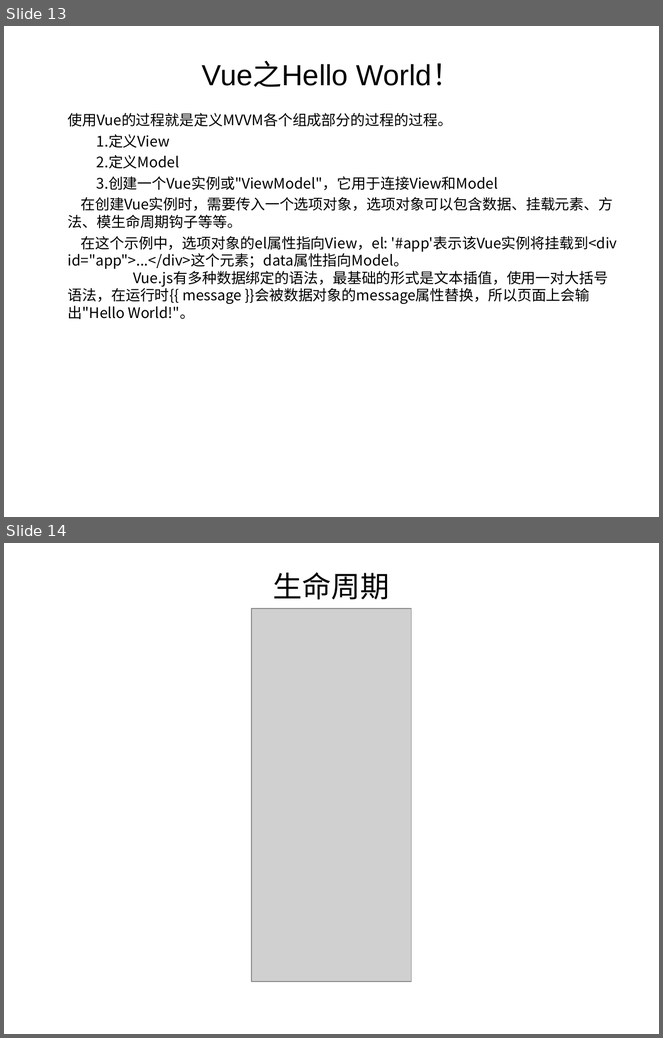
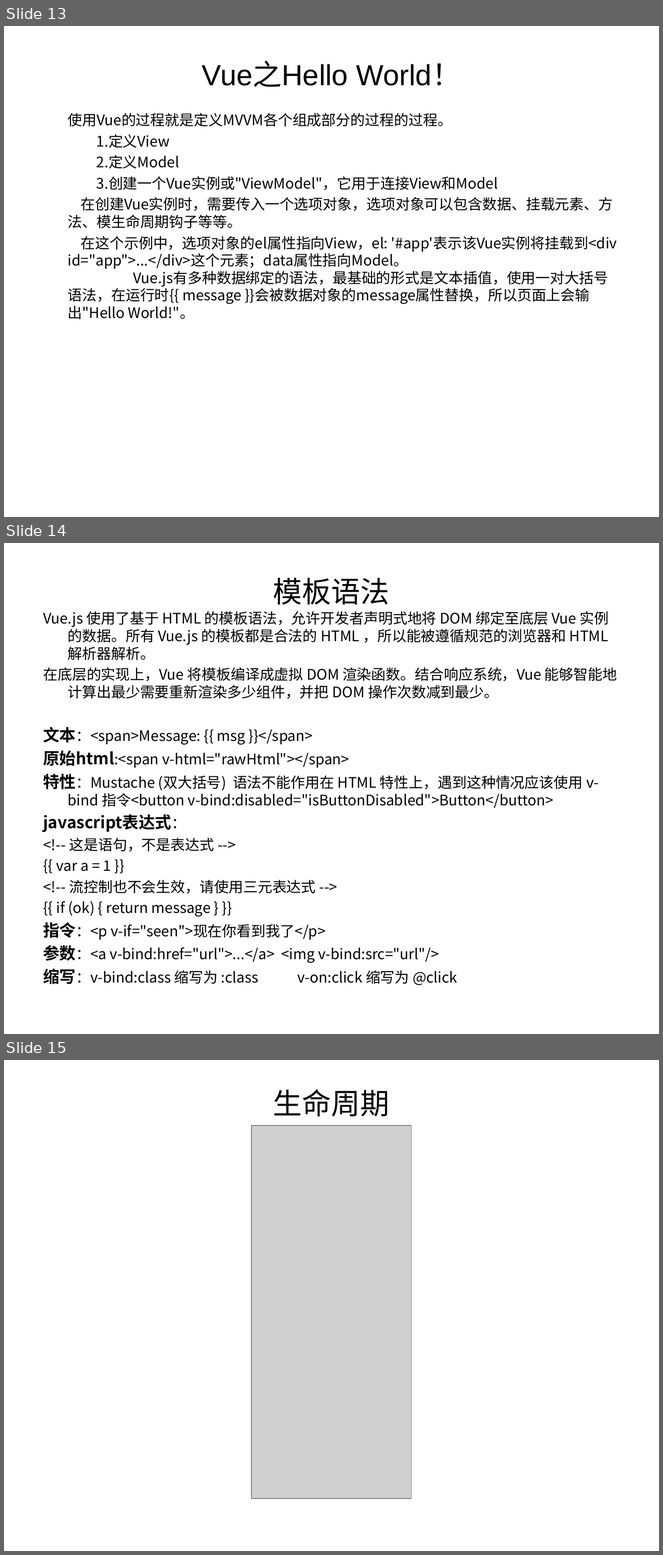
Before and after one commit to zhang13/VueLearn, a slide deck: doc/Vue入坑指南.ppt. Shown one above the other, each under a label of ours: slides 13 and 14 before the commit, slides 13, 14 and 15 after it. The pictures are 663x1038 and 663x1555 pixels, drawn with LibreOffice and Linux fonts; fonts in the diff are those of the drawing; grey boxes stand for pictures. Boxes give left, top, right and bottom in pixels: in the first picture for what was removed or moved away, otherwise in the second. Text is boxed around its words. In the diff, an @@ line names an element or a change of style, - is before the commit and + after.

```diff
--- a/doc/Vue入坑指南.ppt
+++ b/doc/Vue入坑指南.ppt
@@ slide 14 added at (4,543,659,1034), background #FFFFFF @@
@@ title added at (273,578,390,605), 32 pt, text #000000 @@
+模板语法
@@ text added at (43,611,618,986), 16 pt, text #000000 @@
+Vue.js 使用了基于 HTML 的模板语法，允许开发者声明式地将 DOM 绑定至底层 Vue 实例的数据。所有 Vue.js 的模板都是合法的 HTML ，所以能被遵循规范的浏览器和 HTML 解析器解析。
+在底层的实现上，Vue 将模板编译成虚拟 DOM 渲染函数。结合响应系统，Vue 能够智能地计算出最少需要重新渲染多少组件，并把 DOM 操作次数减到最少。
+文本：<span>Message: {{ msg }}</span>
+原始html:<span v-html="rawHtml"></span>
+特性：Mustache (双大括号) 语法不能作用在 HTML 特性上，遇到这种情况应该使用 v-bind 指令<button v-bind:disabled="isButtonDisabled">Button</button>
+javascript表达式：
+<!-- 这是语句，不是表达式 -->
+{{ var a = 1 }}
+<!-- 流控制也不会生效，请使用三元表达式 -->
+{{ if (ok) { return message } }}
+指令：<p v-if="seen">现在你看到我了</p>
+参数：<a v-bind:href="url">...</a> <img v-bind:src="url"/>
+缩写：v-bind:class 缩写为 :class v-on:click 缩写为 @click
@@ what was slide 14 is now slide 15 @@
```
Also in this commit, not shown: 2 other slides added, 1 other file.
